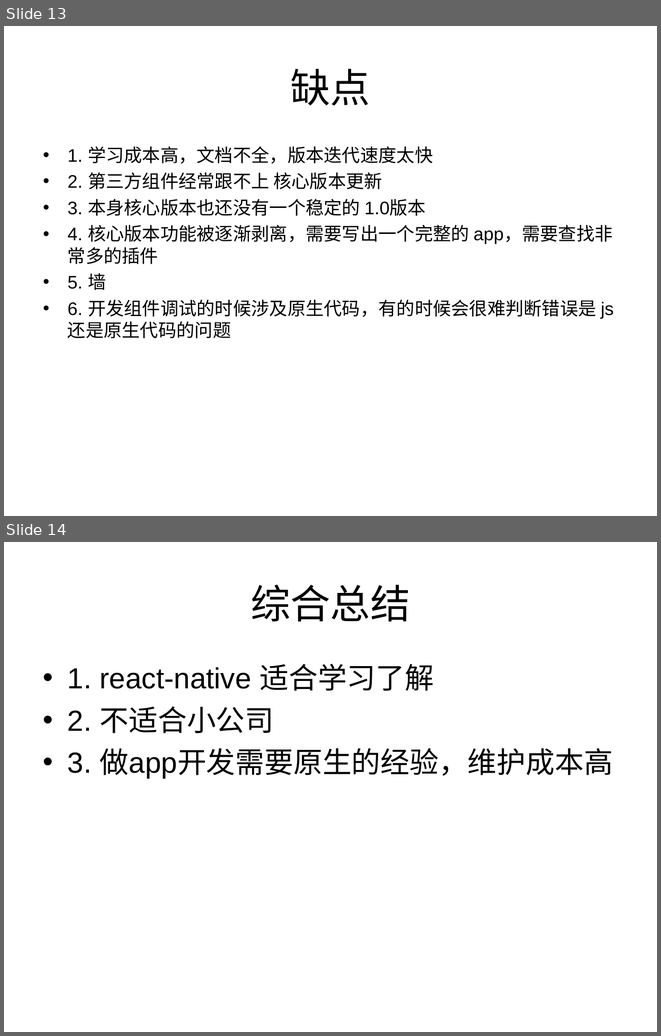
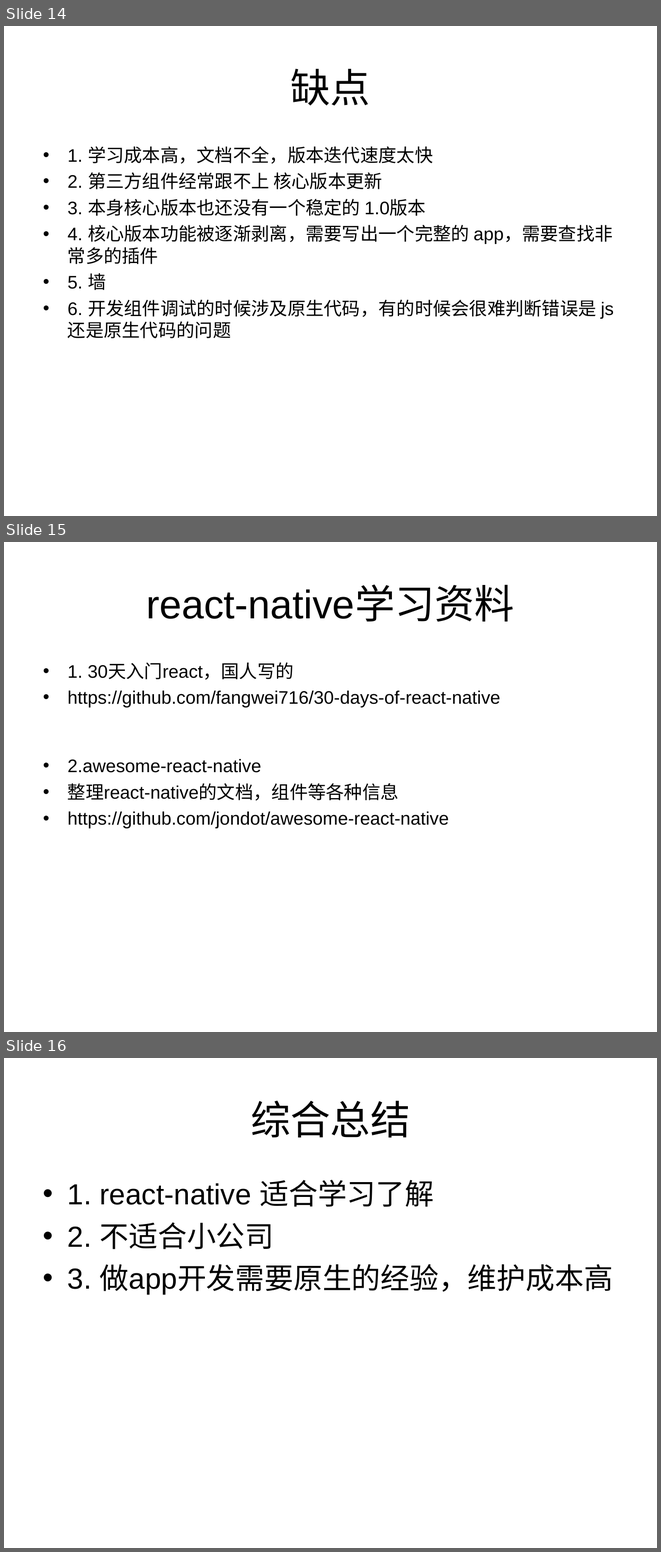
Before and after one commit to ilovezy/rnDemo, a slide deck: React-native 介绍.ppt. Shown one above the other, each under a label of ours: slides 13 and 14 before the commit, slides 14, 15 and 16 after it. The pictures are 661x1036 and 661x1552 pixels, drawn with LibreOffice and Linux fonts; fonts in the diff are those of the drawing. Boxes give left, top, right and bottom in pixels: in the first picture for what was removed or moved away, otherwise in the second. Text is boxed around its words. In the diff, an @@ line names an element or a change of style, - is before the commit and + after.

```diff
--- a/React-native 介绍.ppt
+++ b/React-native 介绍.ppt
@@ slide 15 added at box(4, 542, 657, 1032), background #FFFFFF @@
@@ title added at box(146, 587, 514, 622), 44 pt, text #000000 @@
+react-native学习资料
@@ text added at box(68, 663, 501, 828), 20 pt, text #000000 @@
+• 1. 30天入门react，国人写的
+• https://github.com/fangwei716/30-days-of-react-native
+• 2.awesome-react-native
+• 整理react-native的文档，组件等各种信息
+• https://github.com/jondot/awesome-react-native
@@ what was slide 13 is now slide 14 @@
@@ what was slide 14 is now slide 16 @@
```
Also in this commit, not shown: 2 other slides added, 1 slide removed, 1 other file.
